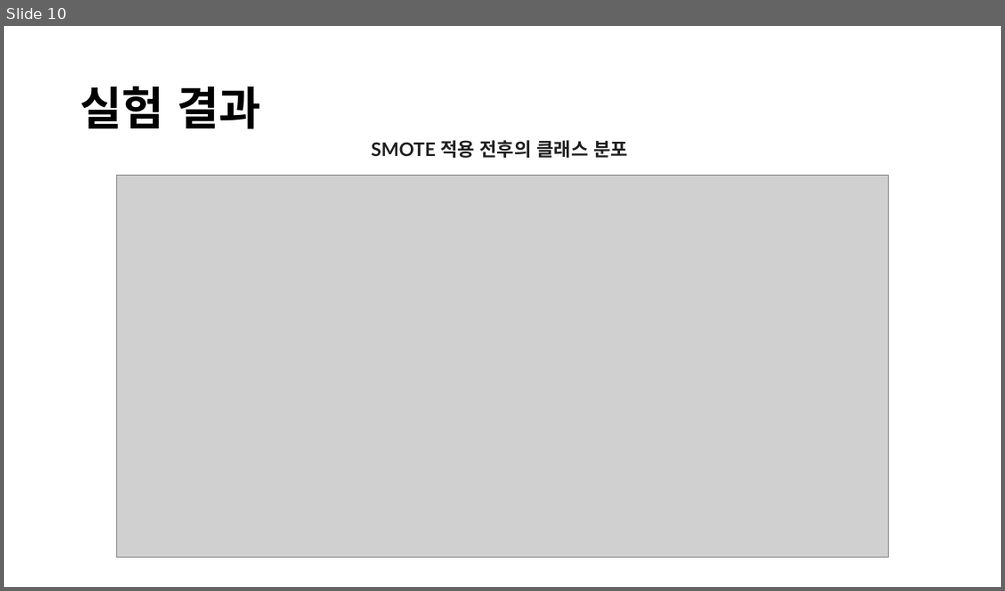
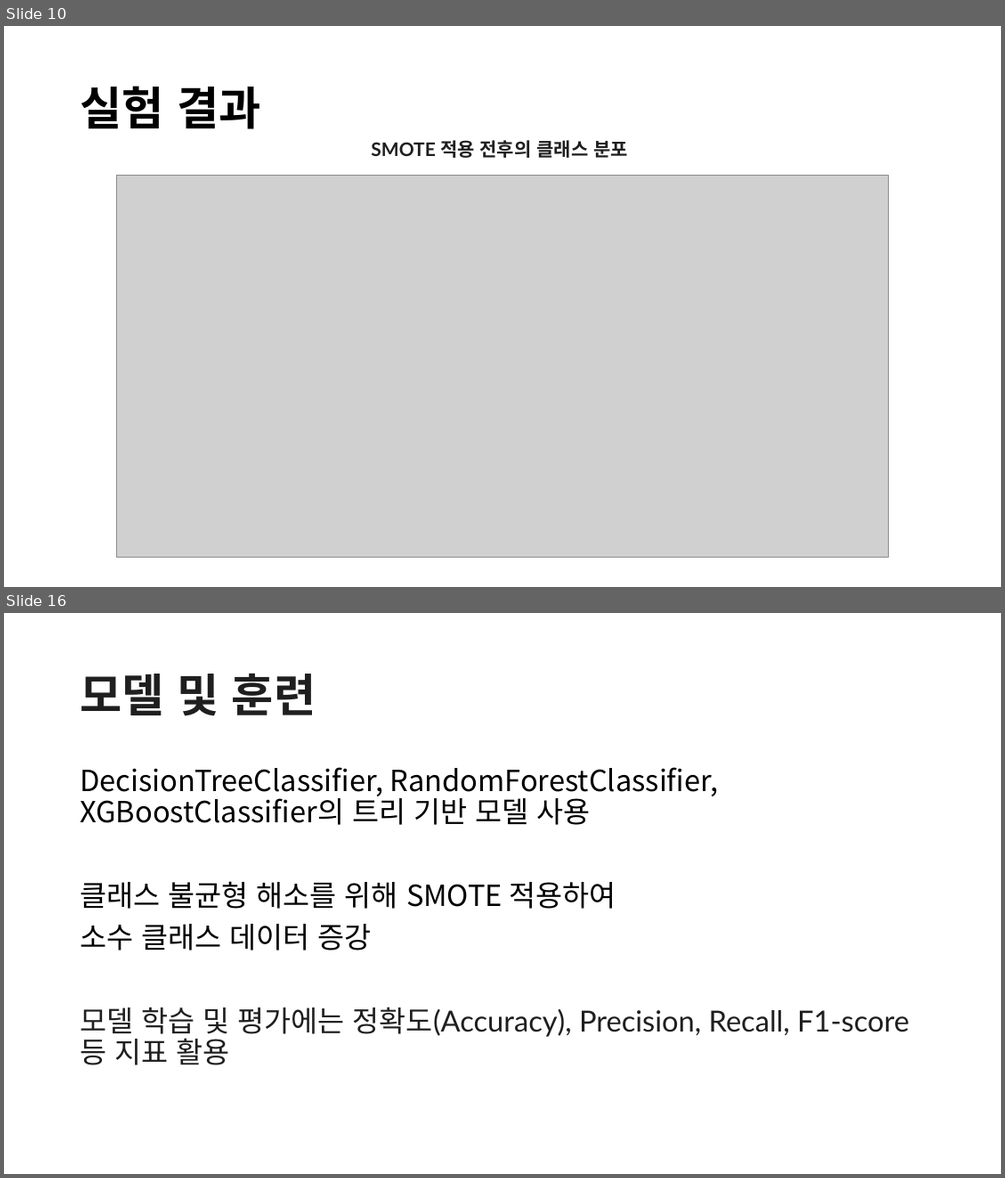
Before and after one commit to kimyoungho010311/Startup_Success_Prediction_Hackathon, a slide deck: notebooks/Steeze/스타트업 성공 예측.pptx. Shown one above the other, each under a label of ours: slide 10 before the commit, slides 10 and 16 after it; the slides between them are not shown. The pictures are 1005x591 and 1005x1178 pixels, drawn with LibreOffice and Linux fonts; fonts in the diff are those of the drawing; grey boxes stand for pictures. Boxes give left, top, right and bottom in pixels: in the first picture for what was removed or moved away, otherwise in the second. Text is boxed around its words. In the diff, an @@ line names an element or a change of style, - is before the commit and + after.

```diff
--- a/notebooks/Steeze/스타트업 성공 예측.pptx
+++ b/notebooks/Steeze/스타트업 성공 예측.pptx
@@ slide 16 added at (4,613,1001,1174), background #FFFFFF @@
@@ title added at (80,674,316,716), 44 pt, text #1F1F1F, bold @@
+모델 및 훈련
@@ text added at (80,767,909,1065), 28 pt, text #000000 @@
+DecisionTreeClassifier, RandomForestClassifier, XGBoostClassifier의 트리 기반 모델 사용
+클래스 불균형 해소를 위해 SMOTE 적용하여
+소수 클래스 데이터 증강
+모델 학습 및 평가에는 정확도(Accuracy), Precision, Recall, F1-score 등 지표 활용
```
Also in this commit, not shown: 6 other slides added.
